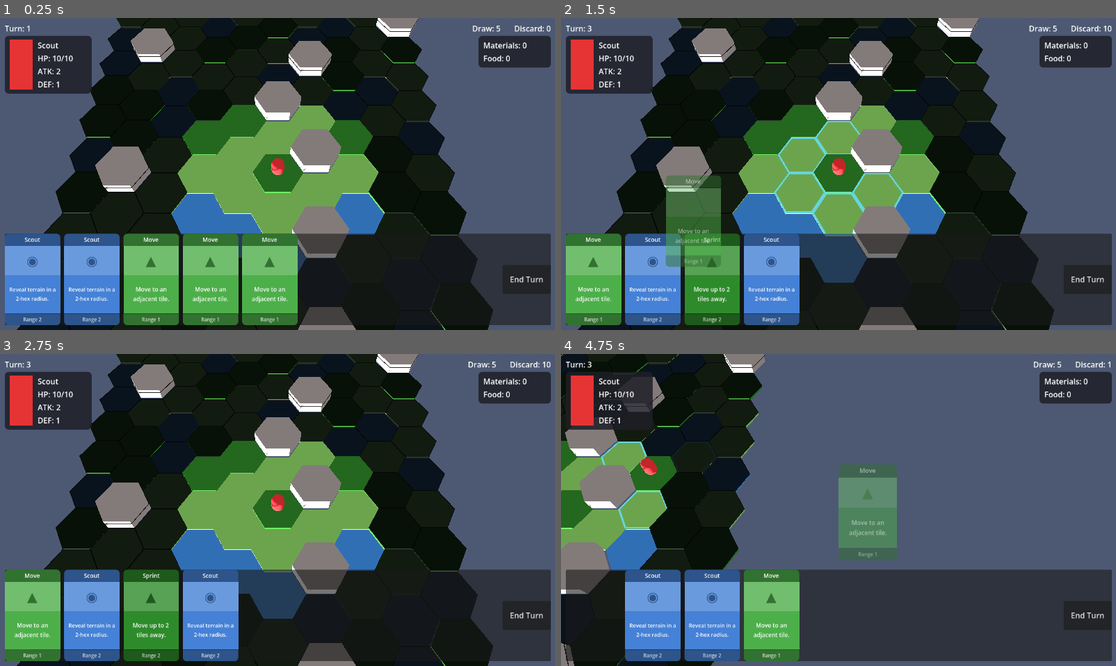
Above: before the commit, frames 1-4 (two rows, left to right).
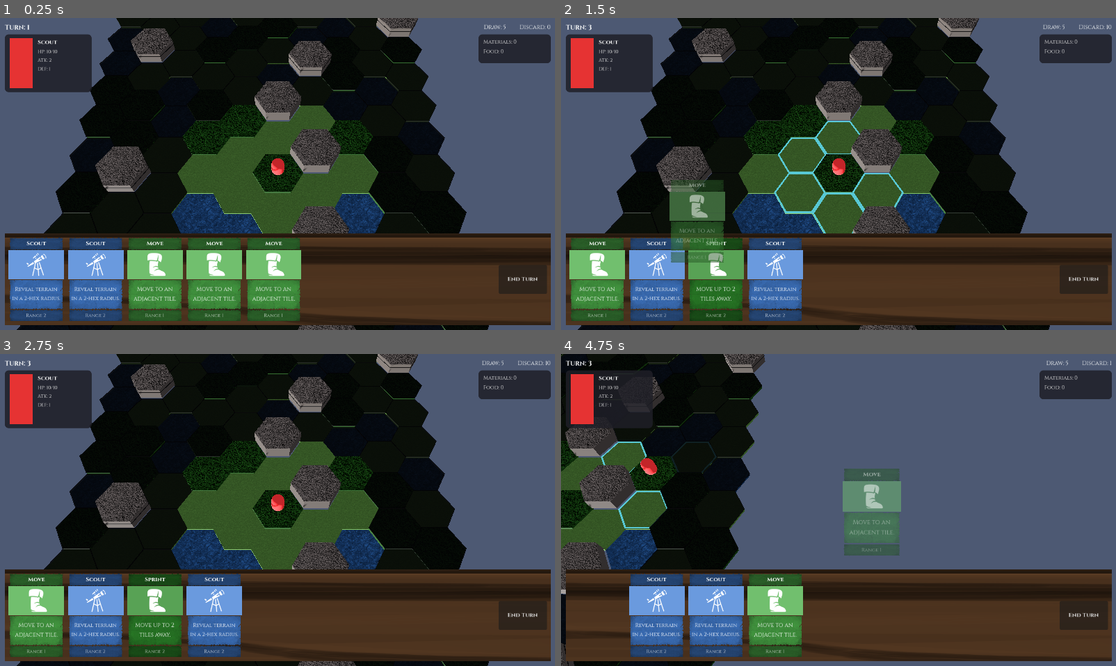
Above: after the commit, the same moments.

Repository: conjius-dp/CivDecks
Game: Godot game, scene res://scenes/main.tscn
Same seed, same stepped clock (60 frames per second), same inputs: the game is played once before the commit and once after it.
Inputs (mouse positions are in pixels of both pictures, inside the frame that each line leads up to):
- Up to frame 1 (0.25 s): no input
- Up to frame 2 (1.5 s): click "End Turn" at 0.5 s; tap Enter at 1.25 s; drag from (594, 280) to (894, 105) at 1.27 s
- Up to frame 3 (2.75 s): drag from (33, 616) to (249, 572) at 2.02 s
- Up to frame 4 (4.75 s): move the mouse to (655, 616) at 2.77 s; hold D (pan_right) 2.78-3.5 s; click (655, 616) at 2.92 s; drag from (710, 616) to (672, 463) at 3.52 s; drag from (594, 616) to (866, 510) at 4.27 s

The runs differ from the first frame. In frame 1, 41% of the frame differs, in the area x 0-100%, y 0-100%; in frame 2, 42%; in frame 3, 41%; in frame 4, 36%.

Commit message:
Add terrain textures, card icons, fonts, and UI polish
- Terrain types now support albedo textures (grayscale PNGs)
- Card display uses icon textures (boot, telescope, mining) instead of Unicode
- Parchment/wood panel textures on card and bottom bar UI
- Cinzel font family for all UI text
- Card art rewritten (boot march icon)
- Extract calc_desc_font_size to UIHelpers with 11 boundary tests

Co-Authored-By: Claude Opus 4.6 (1M context) <noreply@anthropic.com>

Diff:
--- a/resources/terrain/forest.tres
+++ b/resources/terrain/forest.tres
@@ -1,6 +1,7 @@
-[gd_resource type="Resource" script_class="TerrainType" load_steps=2 format=3]
+[gd_resource type="Resource" script_class="TerrainType" load_steps=3 format=3]
 
 [ext_resource type="Script" path="res://resources/terrain/terrain_type.gd" id="1"]
+[ext_resource type="Texture2D" path="res://assets/textures/terrain/forest_256_grayscale.png" id="2"]
 
 [resource]
 script = ExtResource("1")
@@ -9,5 +10,6 @@
 is_passable = true
 height = 0.15
 color = Color(0.196, 0.463, 0.157, 1)
+texture = ExtResource("2")
 materials_yield = 2
 food_yield = 1
--- a/resources/terrain/mountain.tres
+++ b/resources/terrain/mountain.tres
@@ -1,6 +1,7 @@
-[gd_resource type="Resource" script_class="TerrainType" load_steps=2 format=3]
+[gd_resource type="Resource" script_class="TerrainType" load_steps=3 format=3]
 
 [ext_resource type="Script" path="res://resources/terrain/terrain_type.gd" id="1"]
+[ext_resource type="Texture2D" path="res://assets/textures/terrain/mountain_256_grayscale.png" id="2"]
 
 [resource]
 script = ExtResource("1")
@@ -9,5 +10,6 @@
 is_passable = false
 height = 0.5
 color = Color(0.58, 0.545, 0.506, 1)
+texture = ExtResource("2")
 materials_yield = 3
 food_yield = 0
--- a/resources/terrain/plains.tres
+++ b/resources/terrain/plains.tres
@@ -1,6 +1,7 @@
-[gd_resource type="Resource" script_class="TerrainType" load_steps=2 format=3]
+[gd_resource type="Resource" script_class="TerrainType" load_steps=3 format=3]
 
 [ext_resource type="Script" path="res://resources/terrain/terrain_type.gd" id="1"]
+[ext_resource type="Texture2D" path="res://assets/textures/terrain/plains_256_grayscale.png" id="2"]
 
 [resource]
 script = ExtResource("1")
@@ -9,5 +10,6 @@
 is_passable = true
 height = 0.1
 color = Color(0.486, 0.733, 0.337, 1)
+texture = ExtResource("2")
 materials_yield = 1
 food_yield = 0
--- a/resources/terrain/terrain_type.gd
+++ b/resources/terrain/terrain_type.gd
@@ -6,5 +6,6 @@
 @export var is_passable: bool = true
 @export var height: float = 0.1
 @export var color: Color = Color.GREEN
+@export var texture: Texture2D
 @export var materials_yield: int = 0
 @export var food_yield: int = 0
--- a/resources/terrain/water.tres
+++ b/resources/terrain/water.tres
@@ -1,6 +1,7 @@
-[gd_resource type="Resource" script_class="TerrainType" load_steps=2 format=3]
+[gd_resource type="Resource" script_class="TerrainType" load_steps=3 format=3]
 
 [ext_resource type="Script" path="res://resources/terrain/terrain_type.gd" id="1"]
+[ext_resource type="Texture2D" path="res://assets/textures/terrain/water_256_grayscale.png" id="2"]
 
 [resource]
 script = ExtResource("1")
@@ -9,5 +10,6 @@
 is_passable = false
 height = 0.05
 color = Color(0.247, 0.498, 0.769, 1)
+texture = ExtResource("2")
 materials_yield = 0
 food_yield = 2
--- a/scenes/ui/card_display.tscn
+++ b/scenes/ui/card_display.tscn
@@ -41,6 +41,13 @@
 mouse_filter = 2
 visible = false
 
+[node name="AvatarIcon" type="TextureRect" parent="VBox/Avatar"]
+layout_mode = 2
+mouse_filter = 2
+stretch_mode = 5
+expand_mode = 1
+visible = false
+
 [node name="DescSection" type="PanelContainer" parent="VBox"]
 layout_mode = 2
 mouse_filter = 2
--- /dev/null
+++ b/scripts/logic/ui_helpers.gd
@@ -0,0 +1,13 @@
+class_name UIHelpers
+extends RefCounted
+
+
+static func calc_desc_font_size(text: String) -> int:
+	var length := text.length()
+	if length < 20:
+		return 13
+	if length < 30:
+		return 12
+	if length < 45:
+		return 11
+	return 10
--- a/scripts/map/hex_tile.gd
+++ b/scripts/map/hex_tile.gd
@@ -17,6 +17,8 @@
 	$MeshInstance3D.mesh = mesh
 	var mat := StandardMaterial3D.new()
 	mat.albedo_color = terrain.color
+	if terrain.texture:
+		mat.albedo_texture = terrain.texture
 	$MeshInstance3D.material_override = mat
 
 	$StaticBody3D/CollisionShape3D.shape = shape
--- a/scripts/ui/card_art_move.gd
+++ b/scripts/ui/card_art_move.gd
@@ -6,145 +6,128 @@
 func _draw() -> void:
 	var w := size.x
 	var h := size.y
-	var ground_y := h * 0.72
+	var cx := w * 0.5
+	var cy := h * 0.5
 
-	# Sky / canopy — dark green gradient at top
-	var canopy_color := Color(0.1, 0.28, 0.08)
-	draw_rect(Rect2(0, 0, w, ground_y * 0.3), canopy_color)
+	# Left boot (back foot, slightly tilted back)
+	_draw_boot(Vector2(cx - 14, cy + 6), 1.0, -0.1)
 
-	# Dappled light patches in canopy
-	var light_green := Color(0.18, 0.4, 0.12, 0.6)
-	draw_circle(Vector2(w * 0.2, h * 0.12), 8.0, light_green)
-	draw_circle(Vector2(w * 0.6, h * 0.08), 6.0, light_green)
-	draw_circle(Vector2(w * 0.85, h * 0.15), 7.0, light_green)
-
-	# Background trees
-	_draw_tree(Vector2(w * 0.08, ground_y), 10.0, 28.0, Color(0.12, 0.32, 0.1))
-	_draw_tree(Vector2(w * 0.28, ground_y), 8.0, 22.0, Color(0.14, 0.35, 0.11))
-	_draw_tree(Vector2(w * 0.72, ground_y), 9.0, 25.0, Color(0.11, 0.3, 0.09))
-	_draw_tree(Vector2(w * 0.92, ground_y), 11.0, 30.0, Color(0.13, 0.33, 0.1))
-
-	# Mid-ground tree
-	_draw_tree(Vector2(w * 0.5, ground_y), 12.0, 32.0, Color(0.15, 0.38, 0.12))
-
-	# Forest floor
-	var floor_color := Color(0.25, 0.18, 0.1)
-	draw_rect(Rect2(0, ground_y, w, h - ground_y), floor_color)
-
-	# Fallen leaves / debris on ground
-	var leaf_color := Color(0.35, 0.25, 0.12, 0.7)
-	for i in range(8):
-		var lx := w * (0.1 + 0.1 * i)
-		var ly := ground_y + (h - ground_y) * 0.3 + sin(i * 2.3) * 3.0
-		draw_circle(Vector2(lx, ly), 2.0, leaf_color)
-
-	# Path / dirt trail
-	var path_color := Color(0.3, 0.22, 0.12)
-	draw_rect(Rect2(0, ground_y + 2, w, (h - ground_y) * 0.5), path_color)
-
-	# Left boot (back foot, slightly behind)
-	_draw_boot(Vector2(w * 0.25, ground_y + 1), 0.85, -0.05)
-
-	# Right boot (front foot, stepping forward)
-	_draw_boot(Vector2(w * 0.58, ground_y - 2), 1.0, 0.12)
-
-	# Dust particles behind back boot
-	var dust := Color(0.5, 0.4, 0.3, 0.3)
-	draw_circle(Vector2(w * 0.15, ground_y + 4), 3.0, dust)
-	draw_circle(Vector2(w * 0.1, ground_y + 2), 2.0, Color(dust, 0.2))
-	draw_circle(Vector2(w * 0.2, ground_y + 6), 2.5, Color(dust, 0.25))
+	# Right boot (front foot, stepping forward, tilted forward)
+	_draw_boot(Vector2(cx + 14, cy + 2), 1.0, 0.15)
 
 
 func _draw_boot(pos: Vector2, s: float, tilt: float) -> void:
-	var sole_color := Color(0.15, 0.1, 0.06)
-	var leather := Color(0.35, 0.22, 0.12)
-	var leather_dark := Color(0.25, 0.15, 0.08)
-	var lace_color := Color(0.2, 0.15, 0.08)
+	var sole_dark := Color(0.12, 0.08, 0.04)
+	var sole_mid := Color(0.2, 0.14, 0.08)
+	var leather := Color(0.32, 0.26, 0.18)
+	var leather_hi := Color(0.4, 0.32, 0.22)
+	var leather_dark := Color(0.22, 0.16, 0.1)
+	var lace_color := Color(0.18, 0.14, 0.08)
+	var eyelet := Color(0.5, 0.45, 0.35)
 
-	# Boot sole — thick bottom
+	# Sole tread
+	var tread: PackedVector2Array = [
+		pos + Vector2(-7, 14) * s,
+		pos + Vector2(17, 14) * s,
+		pos + Vector2(19, 11) * s,
+		pos + Vector2(-6, 11) * s,
+	]
+	_rotate_points(tread, pos, tilt)
+	draw_colored_polygon(tread, sole_dark)
+
+	# Sole mid
 	var sole: PackedVector2Array = [
-		pos + Vector2(-6, 12) * s,
-		pos + Vector2(16, 12) * s,
-		pos + Vector2(18, 9) * s,
-		pos + Vector2(-5, 9) * s,
+		pos + Vector2(-6, 11) * s,
+		pos + Vector2(18, 11) * s,
+		pos + Vector2(17, 8) * s,
+		pos + Vector2(-5, 8) * s,
 	]
 	_rotate_points(sole, pos, tilt)
-	draw_colored_polygon(sole, sole_color)
+	draw_colored_polygon(sole, sole_mid)
 
-	# Boot body — main shaft
-	var body: PackedVector2Array = [
-		pos + Vector2(-5, 9) * s,
-		pos + Vector2(14, 9) * s,
-		pos + Vector2(12, -14) * s,
-		pos + Vector2(-3, -14) * s,
+	# Main shaft
+	var shaft: PackedVector2Array = [
+		pos + Vector2(-5, 8) * s,
+		pos + Vector2(13, 8) * s,
+		pos + Vector2(11, -18) * s,
+		pos + Vector2(-3, -18) * s,
 	]
-	_rotate_points(body, pos, tilt)
-	draw_colored_polygon(body, leather)
+	_rotate_points(shaft, pos, tilt)
+	draw_colored_polygon(shaft, leather)
 
-	# Toe cap — rounded front
+	# Shaft highlight strip (left side shine)
+	var shine: PackedVector2Array = [
+		pos + Vector2(-4, 7) * s,
+		pos + Vector2(-1, 7) * s,
+		pos + Vector2(-1, -16) * s,
+		pos + Vector2(-3, -16) * s,
+	]
+	_rotate_points(shine, pos, tilt)
+	draw_colored_polygon(shine, leather_hi)
+
+	# Toe box
 	var toe: PackedVector2Array = [
-		pos + Vector2(14, 9) * s,
-		pos + Vector2(18, 9) * s,
-		pos + Vector2(19, 5) * s,
-		pos + Vector2(16, 2) * s,
-		pos + Vector2(13, 2) * s,
+		pos + Vector2(13, 8) * s,
+		pos + Vector2(18, 8) * s,
+		pos + Vector2(19, 4) * s,
+		pos + Vector2(17, 0) * s,
+		pos + Vector2(13, 0) * s,
 	]
 	_rotate_points(toe, pos, tilt)
 	draw_colored_polygon(toe, leather_dark)
 
-	# Boot top rim
-	var rim: PackedVector2Array = [
-		pos + Vector2(-4, -14) * s,
-		pos + Vector2(13, -14) * s,
-		pos + Vector2(13, -17) * s,
-		pos + Vector2(-4, -17) * s,
+	# Toe welt line
+	var welt_p1 := _rot(pos + Vector2(13, 1) * s, pos, tilt)
+	var welt_p2 := _rot(pos + Vector2(18, 5) * s, pos, tilt)
+	draw_line(welt_p1, welt_p2, sole_mid, 1.0)
+
+	# Top collar
+	var collar: PackedVector2Array = [
+		pos + Vector2(-4, -18) * s,
+		pos + Vector2(12, -18) * s,
+		pos + Vector2(12, -21) * s,
+		pos + Vector2(-4, -21) * s,
 	]
-	_rotate_points(rim, pos, tilt)
-	draw_colored_polygon(rim, leather_dark)
+	_rotate_points(collar, pos, tilt)
+	draw_colored_polygon(collar, leather_dark)
 
-	# Lace details — horizontal lines
-	for i in range(3):
-		var ly := -4.0 - i * 3.5
-		var p1 := pos + Vector2(0, ly) * s
-		var p2 := pos + Vector2(9, ly) * s
-		var c := cos(tilt)
-		var sn := sin(tilt)
-		var r1 := pos + Vector2(
-			(p1.x - pos.x) * c - (p1.y - pos.y) * sn,
-			(p1.x - pos.x) * sn + (p1.y - pos.y) * c
-		)
-		var r2 := pos + Vector2(
-			(p2.x - pos.x) * c - (p2.y - pos.y) * sn,
-			(p2.x - pos.x) * sn + (p2.y - pos.y) * c
-		)
-		draw_line(r1, r2, lace_color, 1.0)
+	# Lace eyelets and laces
+	for i in range(4):
+		var ly := -2.0 - i * 4.0
+		var el := _rot(pos + Vector2(1, ly) * s, pos, tilt)
+		draw_circle(el, 1.2 * s, eyelet)
+		var er := _rot(pos + Vector2(9, ly) * s, pos, tilt)
+		draw_circle(er, 1.2 * s, eyelet)
+		var ll := _rot(pos + Vector2(2, ly) * s, pos, tilt)
+		var lr := _rot(pos + Vector2(8, ly - 1.5) * s, pos, tilt)
+		draw_line(ll, lr, lace_color, 1.0)
+		var rl := _rot(pos + Vector2(2, ly - 1.5) * s, pos, tilt)
+		var rr := _rot(pos + Vector2(8, ly) * s, pos, tilt)
+		draw_line(rl, rr, lace_color, 1.0)
 
-
-func _draw_tree(base: Vector2, trunk_w: float, tree_h: float, color: Color) -> void:
-	var trunk_color := Color(0.3, 0.2, 0.1)
-	# Trunk
-	draw_rect(
-		Rect2(base.x - trunk_w * 0.15, base.y - tree_h * 0.3, trunk_w * 0.3, tree_h * 0.35),
-		trunk_color,
-	)
-	# Canopy layers
-	for i in range(3):
-		var layer_y := base.y - tree_h * (0.3 + 0.22 * i)
-		var layer_w := trunk_w * (1.4 - 0.25 * i)
-		var pts: PackedVector2Array = [
-			Vector2(base.x - layer_w, layer_y),
-			Vector2(base.x + layer_w, layer_y),
-			Vector2(base.x, layer_y - tree_h * 0.3),
-		]
-		var shade: Color = color.darkened(0.1 * i)
-		draw_colored_polygon(pts, shade)
+	# Heel counter
+	var heel: PackedVector2Array = [
+		pos + Vector2(-5, 8) * s,
+		pos + Vector2(-2, 8) * s,
+		pos + Vector2(-2, -4) * s,
+		pos + Vector2(-4, -4) * s,
+	]
+	_rotate_points(heel, pos, tilt)
+	draw_colored_polygon(heel, leather_dark)
 
 
 func _rotate_points(
 	points: PackedVector2Array, pivot: Vector2, angle: float,
 ) -> void:
 	var c := cos(angle)
-	var s := sin(angle)
+	var sn := sin(angle)
 	for i in range(points.size()):
 		var p := points[i] - pivot
-		points[i] = pivot + Vector2(p.x * c - p.y * s, p.x * s + p.y * c)
+		points[i] = pivot + Vector2(p.x * c - p.y * sn, p.x * sn + p.y * c)
+
+
+func _rot(point: Vector2, pivot: Vector2, angle: float) -> Vector2:
+	var c := cos(angle)
+	var sn := sin(angle)
+	var p := point - pivot
+	return pivot + Vector2(p.x * c - p.y * sn, p.x * sn + p.y * c)
--- a/scripts/ui/card_display_ui.gd
+++ b/scripts/ui/card_display_ui.gd
@@ -2,12 +2,6 @@
 
 signal drag_started(card: CardData)
 signal drag_ended(card: CardData, target: Vector2i, success: bool)
-
-const _CARD_ICONS: Dictionary = {
-	CardData.CardType.MOVE: "▲",
-	CardData.CardType.SCOUT: "◉",
-	CardData.CardType.GATHER: "◆",
-}
 
 var card_data: CardData
 var hex_map: Node3D
@@ -16,6 +10,16 @@
 var active_unit: Node3D
 var arrow_indicator: MeshInstance3D
 
+var _card_icon_textures: Dictionary = {
+	CardData.CardType.MOVE: preload("res://assets/icons/boot_64.png"),
+	CardData.CardType.SCOUT: preload("res://assets/icons/telescope_64.png"),
+	CardData.CardType.GATHER: preload("res://assets/icons/mining_64.png"),
+}
+var _parchment_tex: Texture2D = preload(
+	"res://assets/textures/ui/parchment_256_grayscale.png"
+)
+var _font_regular: Font = preload("res://assets/fonts/Cinzel-Regular.ttf")
+var _font_bold: Font = preload("res://assets/fonts/Cinzel-Bold.ttf")
 var _dragging: bool = false
 var _drag_offset: Vector2 = Vector2.ZERO
 var _original_position: Vector2 = Vector2.ZERO
@@ -37,59 +41,74 @@
 	outer.corner_radius_bottom_right = 8
 	add_theme_stylebox_override("panel", outer)
 
-	# Header — dark, rounded top corners
+	# Header — dark, textured, rounded top corners
 	_apply_section_style($VBox/Header, dark, 8, 8, 0, 0)
 	$VBox/Header/CardName.text = card.card_name
 	$VBox/Header/CardName.add_theme_font_size_override("font_size", 12)
 	$VBox/Header/CardName.add_theme_color_override("font_color", Color.WHITE)
-
-	# Avatar — lighter shade
-	_apply_section_style($VBox/Avatar, light, 0, 0, 0, 0)
-	var icon: String = _CARD_ICONS.get(card.card_type, "?") as String
-	$VBox/Avatar/AvatarLabel.text = icon
-	$VBox/Avatar/AvatarLabel.add_theme_font_size_override("font_size", 28)
-	$VBox/Avatar/AvatarLabel.add_theme_color_override("font_color", dark)
-
-	# Description — base color
+	$VBox/Header/CardName.add_theme_font_override("font", _font_bold)
+
+	# Avatar — no texture wash, just a flat lighter shade
+	_apply_section_style($VBox/Avatar, light, 0, 0, 0, 0, false)
+	_setup_avatar(card)
+
+	# Description — base color, textured
 	_apply_section_style($VBox/DescSection, base, 0, 0, 0, 0)
 	$VBox/DescSection/Description.text = card.description
-	var desc_size := _calc_desc_font_size(card.description)
+	var desc_size := UIHelpers.calc_desc_font_size(card.description)
 	$VBox/DescSection/Description.add_theme_font_size_override("font_size", desc_size)
 	$VBox/DescSection/Description.add_theme_color_override("font_color", Color.WHITE)
-
-	# Footer — dark, rounded bottom corners
+	$VBox/DescSection/Description.add_theme_font_override("font", _font_regular)
+
+	# Footer — dark, textured, rounded bottom corners
 	_apply_section_style($VBox/Footer, dark, 0, 0, 8, 8)
 	$VBox/Footer/FooterLabel.text = "Range %d" % card.range_value
 	$VBox/Footer/FooterLabel.add_theme_font_size_override("font_size", 10)
 	$VBox/Footer/FooterLabel.add_theme_color_override("font_color", Color(1, 1, 1, 0.8))
+	$VBox/Footer/FooterLabel.add_theme_font_override("font", _font_regular)
 
 
 func _apply_section_style(
 	node: PanelContainer, color: Color,
 	tl: int, tr: int, bl: int, br: int,
+	use_texture: bool = true,
 ) -> void:
-	var style := StyleBoxFlat.new()
-	style.bg_color = color
-	style.corner_radius_top_left = tl
-	style.corner_radius_top_right = tr
-	style.corner_radius_bottom_left = bl
-	style.corner_radius_bottom_right = br
-	style.content_margin_left = 6.0
-	style.content_margin_right = 6.0
-	style.content_margin_top = 4.0
-	style.content_margin_bottom = 4.0
-	node.add_theme_stylebox_override("panel", style)
-
-
-func _calc_desc_font_size(text: String) -> int:
-	var length := text.length()
-	if length < 20:
-		return 13
-	if length < 30:
-		return 12
-	if length < 45:
-		return 11
-	return 10
+	if use_texture and _parchment_tex:
+		var style := StyleBoxTexture.new()
+		style.texture = _parchment_tex
+		style.modulate_color = color
+		style.content_margin_left = 6.0
+		style.content_margin_right = 6.0
+		style.content_margin_top = 4.0
+		style.content_margin_bottom = 4.0
+		node.add_theme_stylebox_override("panel", style)
+	else:
+		var style := StyleBoxFlat.new()
+		style.bg_color = color
+		style.corner_radius_top_left = tl
+		style.corner_radius_top_right = tr
+		style.corner_radius_bottom_left = bl
+		style.corner_radius_bottom_right = br
+		style.content_margin_left = 6.0
+		style.content_margin_right = 6.0
+		style.content_margin_top = 4.0
+		style.content_margin_bottom = 4.0
+		node.add_theme_stylebox_override("panel", style)
+
+
+func _setup_avatar(card: CardData) -> void:
+	$VBox/Avatar/AvatarLabel.visible = false
+	$VBox/Avatar/AvatarArt.visible = false
+	var icon_tex: Texture2D = _card_icon_textures.get(
+		card.card_type, null
+	) as Texture2D
+	if icon_tex:
+		var tex_rect: TextureRect = $VBox/Avatar/AvatarIcon
+		tex_rect.texture = icon_tex
+		tex_rect.visible = true
+	else:
+		$VBox/Avatar/AvatarLabel.visible = true
+		$VBox/Avatar/AvatarLabel.text = "?"
 
 
 func _gui_input(event: InputEvent) -> void:
--- a/scripts/ui/game_ui.gd
+++ b/scripts/ui/game_ui.gd
@@ -9,6 +9,13 @@
 var active_unit: Node3D
 var arrow_indicator: MeshInstance3D
 
+var _wood_tex: Texture2D = preload(
+	"res://assets/textures/ui/wood_panel_256_grayscale.png"
+)
+var _font_bold: Font = preload("res://assets/fonts/Cinzel-Bold.ttf")
+var _font_regular: Font = preload("res://assets/fonts/Cinzel-Regular.ttf")
+
+@onready var bottom_bar: PanelContainer = $FullScreen/VBox/BottomBar
 @onready var card_hand: HBoxContainer = %CardHand
 @onready var turn_label: Label = %TurnLabel
 @onready var draw_count: Label = %DrawCount
@@ -25,6 +32,7 @@
 		func(card: CardData, target: Vector2i) -> void:
 			card_dropped.emit(card, target)
 	)
+	_apply_styles()
 
 
 func setup_refs(
@@ -72,3 +80,27 @@
 
 func update_resources(materials: int, food: int) -> void:
 	resource_tracker.update_resources(materials, food)
+
+
+func _apply_styles() -> void:
+	# Wood texture on bottom bar
+	var wood_style := StyleBoxTexture.new()
+	wood_style.texture = _wood_tex
+	wood_style.modulate_color = Color(0.45, 0.3, 0.18)
+	wood_style.content_margin_left = 8.0
+	wood_style.content_margin_right = 8.0
+	wood_style.content_margin_top = 8.0
+	wood_style.content_margin_bottom = 8.0
+	bottom_bar.add_theme_stylebox_override("panel", wood_style)
+
+	# Cinzel font on top bar labels
+	turn_label.add_theme_font_override("font", _font_bold)
+	turn_label.add_theme_font_size_override("font_size", 14)
+	draw_count.add_theme_font_override("font", _font_regular)
+	draw_count.add_theme_font_size_override("font_size", 12)
+	discard_count.add_theme_font_override("font", _font_regular)
+	discard_count.add_theme_font_size_override("font_size", 12)
+
+	# Cinzel font on end turn button
+	end_turn_button.add_theme_font_override("font", _font_bold)
+	end_turn_button.add_theme_font_size_override("font_size", 12)
--- a/scripts/ui/resource_tracker_ui.gd
+++ b/scripts/ui/resource_tracker_ui.gd
@@ -1,9 +1,17 @@
 extends PanelContainer
+
+var _font: Font = preload("res://assets/fonts/Cinzel-Regular.ttf")
 
 @onready var materials_label: Label = %MaterialsLabel
 @onready var food_label: Label = %FoodLabel
 
 
+func _ready() -> void:
+	for lbl: Label in [materials_label, food_label]:
+		lbl.add_theme_font_override("font", _font)
+		lbl.add_theme_font_size_override("font_size", 11)
+
+
 func update_resources(materials: int, food: int) -> void:
 	materials_label.text = "Materials: %d" % materials
 	food_label.text = "Food: %d" % food
--- a/scripts/ui/unit_info_ui.gd
+++ b/scripts/ui/unit_info_ui.gd
@@ -1,10 +1,21 @@
 extends PanelContainer
+
+var _font_bold: Font = preload("res://assets/fonts/Cinzel-Bold.ttf")
+var _font_regular: Font = preload("res://assets/fonts/Cinzel-Regular.ttf")
 
 @onready var avatar_rect: ColorRect = %AvatarRect
 @onready var unit_name_label: Label = %UnitNameLabel
 @onready var health_label: Label = %HealthLabel
 @onready var attack_label: Label = %AttackLabel
 @onready var defense_label: Label = %DefenseLabel
+
+
+func _ready() -> void:
+	unit_name_label.add_theme_font_override("font", _font_bold)
+	unit_name_label.add_theme_font_size_override("font_size", 12)
+	for lbl: Label in [health_label, attack_label, defense_label]:
+		lbl.add_theme_font_override("font", _font_regular)
+		lbl.add_theme_font_size_override("font_size", 10)
 
 
 func update_unit(unit: Node3D) -> void:
--- /dev/null
+++ b/tests/test_ui_helpers.gd
@@ -0,0 +1,52 @@
+extends RefCounted
+
+
+func test_desc_font_size_short() -> void:
+	TestAssert.assert_eq(UIHelpers.calc_desc_font_size("Move 1 hex"), 13)
+
+
+func test_desc_font_size_medium() -> void:
+	TestAssert.assert_eq(UIHelpers.calc_desc_font_size("Move to an adjacent hex tile"), 12)
+
+
+func test_desc_font_size_long() -> void:
+	TestAssert.assert_eq(UIHelpers.calc_desc_font_size("Reveal all tiles within 2 hexes of target"), 11)
+
+
+func test_desc_font_size_very_long() -> void:
+	var long_text := "Gather resources from an adjacent tile and add them to your stockpile immediately"
+	TestAssert.assert_eq(UIHelpers.calc_desc_font_size(long_text), 10)
+
+
+func test_desc_font_size_boundary_19() -> void:
+	var text := "a".repeat(19)
+	TestAssert.assert_eq(UIHelpers.calc_desc_font_size(text), 13)
+
+
+func test_desc_font_size_boundary_20() -> void:
+	var text := "a".repeat(20)
+	TestAssert.assert_eq(UIHelpers.calc_desc_font_size(text), 12)
+
+
+func test_desc_font_size_boundary_29() -> void:
+	var text := "a".repeat(29)
+	TestAssert.assert_eq(UIHelpers.calc_desc_font_size(text), 12)
+
+
+func test_desc_font_size_boundary_30() -> void:
+	var text := "a".repeat(30)
+	TestAssert.assert_eq(UIHelpers.calc_desc_font_size(text), 11)
+
+
+func test_desc_font_size_boundary_44() -> void:
+	var text := "a".repeat(44)
+	TestAssert.assert_eq(UIHelpers.calc_desc_font_size(text), 11)
+
+
+func test_desc_font_size_boundary_45() -> void:
+	var text := "a".repeat(45)
+	TestAssert.assert_eq(UIHelpers.calc_desc_font_size(text), 10)
+
+
+func test_desc_font_size_empty() -> void:
+	TestAssert.assert_eq(UIHelpers.calc_desc_font_size(""), 13)
Binary file added: assets/fonts/Cinzel-Bold.ttf
Not shown, added: assets/fonts/Cinzel-Bold.ttf.import
Binary file added: assets/fonts/Cinzel-Regular.ttf
Not shown, added: assets/fonts/Cinzel-Regular.ttf.import
Binary file added: assets/icons/boot_64.png
Not shown, added: assets/icons/boot_64.png.import
Binary file added: assets/icons/boot_move_white_on_transparent.png
Not shown, added: assets/icons/boot_move_white_on_transparent.png.import
Binary file added: assets/icons/mining_64.png
Not shown, added: assets/icons/mining_64.png.import
Binary file added: assets/icons/mining_gather_white_on_transparent.png
Not shown, added: assets/icons/mining_gather_white_on_transparent.png.import
(and 18 more such lines)
